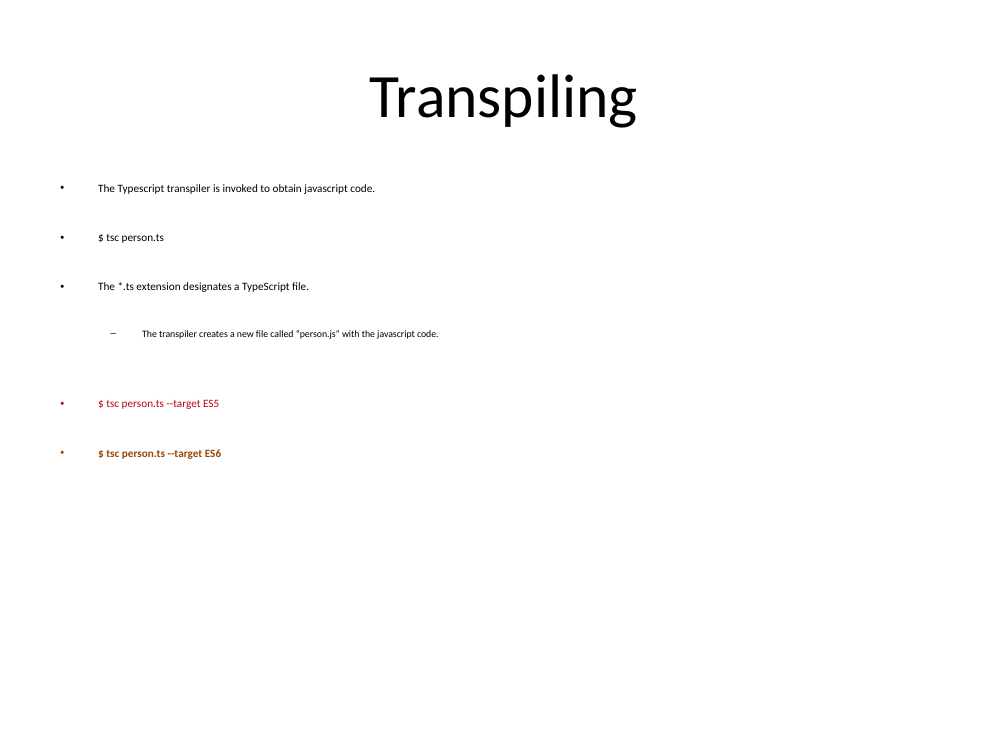
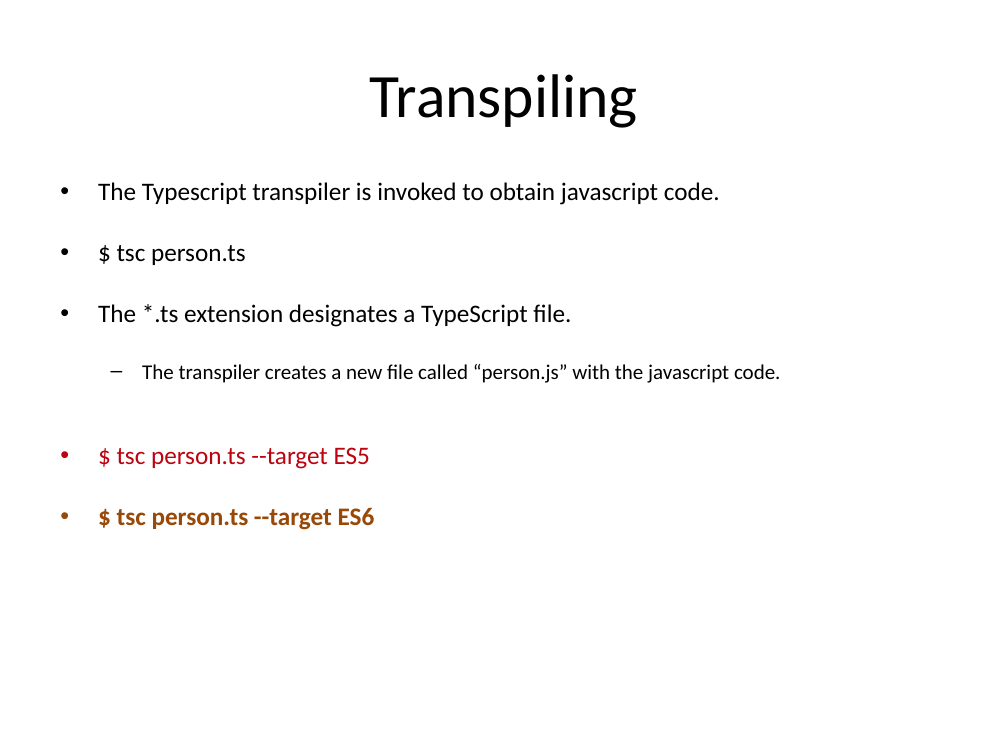
Before and after one commit to vishnumvn/AngularJS_Tut, a slide deck: slide 112 of Materials/Angular_Module01.ppt. Drawn at 1008x756 pixels with LibreOffice and Linux fonts; fonts in the diff are those of the drawing. Boxes give left, top, right and bottom in pixels: in the first picture for what was removed or moved away, otherwise in the second. Text is boxed around its words. In the diff, an @@ line names an element or a change of style, - is before the commit and + after.

```diff
--- a/Materials/Angular_Module01.ppt
+++ b/Materials/Angular_Module01.ppt
@@ text "The Typescript transpiler is invoked ..." at [98, 182, 781, 530]: size 8 to 18 pt in "The Typescript transpiler is invoked to obtain ...", "$ tsc person.ts", "The *.ts extension designates a TypeScript file.", "$ tsc person.ts --target ES5" and 1 more places; size 7 to 15 pt in "The transpiler creates a new file called ..."; line spacing 1 to 0.8; less space between paragraphs @@
```
Also in this commit, not shown: 10 other slides changed, 18 other files.
